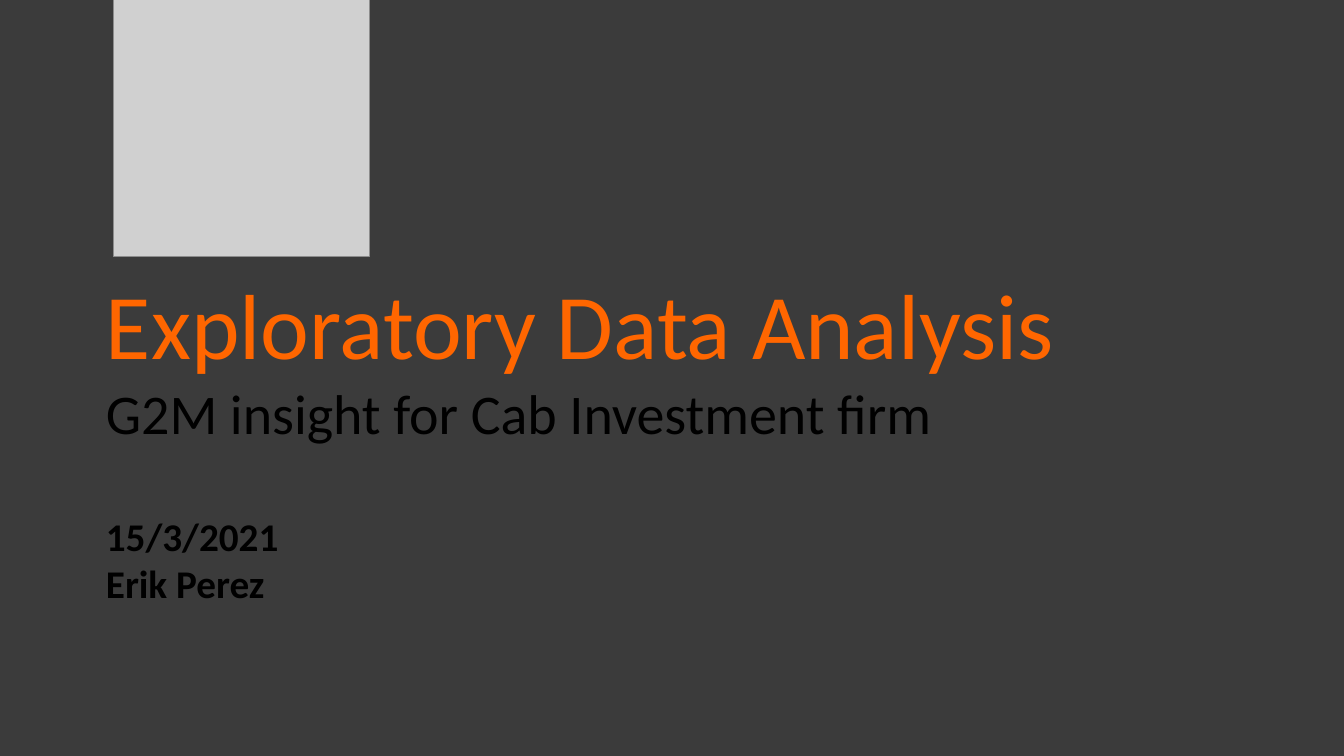
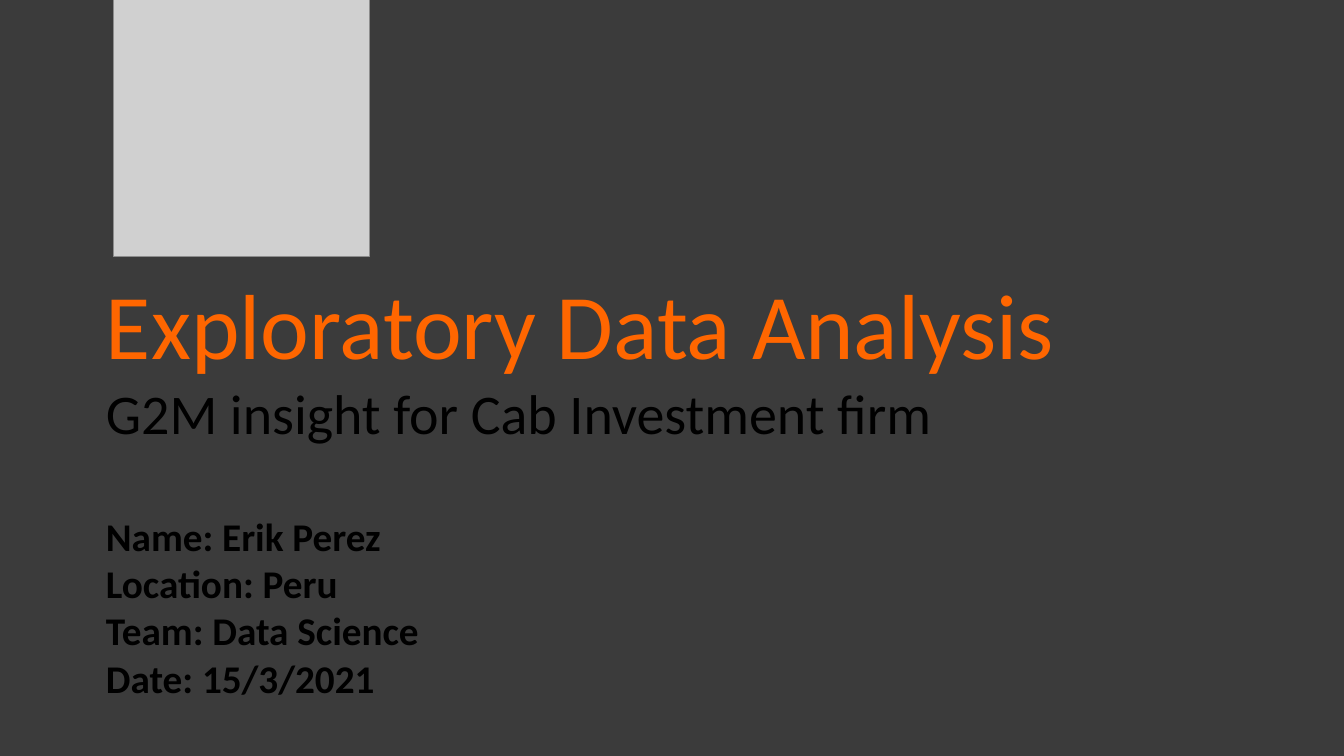
Before and after one commit to erikperez20/DataSets, a slide deck: slide 1 of PresentationCab.pptx. Drawn at 1344x756 pixels with LibreOffice and Linux fonts; fonts in the diff are those of the drawing; grey boxes stand for pictures. Boxes give left, top, right and bottom in pixels: in the first picture for what was removed or moved away, otherwise in the second. Text is boxed around its words. In the diff, an @@ line names an element or a change of style, - is before the commit and + after.

Commit message:
Presentation Cab Company Investment 4

```diff
--- a/PresentationCab.pptx
+++ b/PresentationCab.pptx
@@ text at (106,524,418,695): text changed @@
-15/3/2021
-Erik Perez
+Name: Erik Perez
+Location: Peru
+Team: Data Science
+Date: 15/3/2021
```
